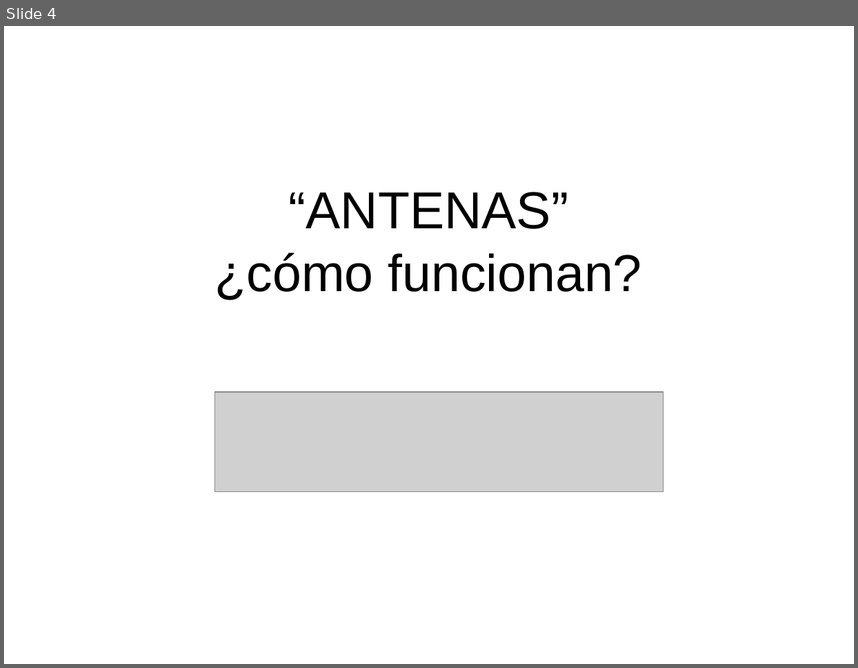
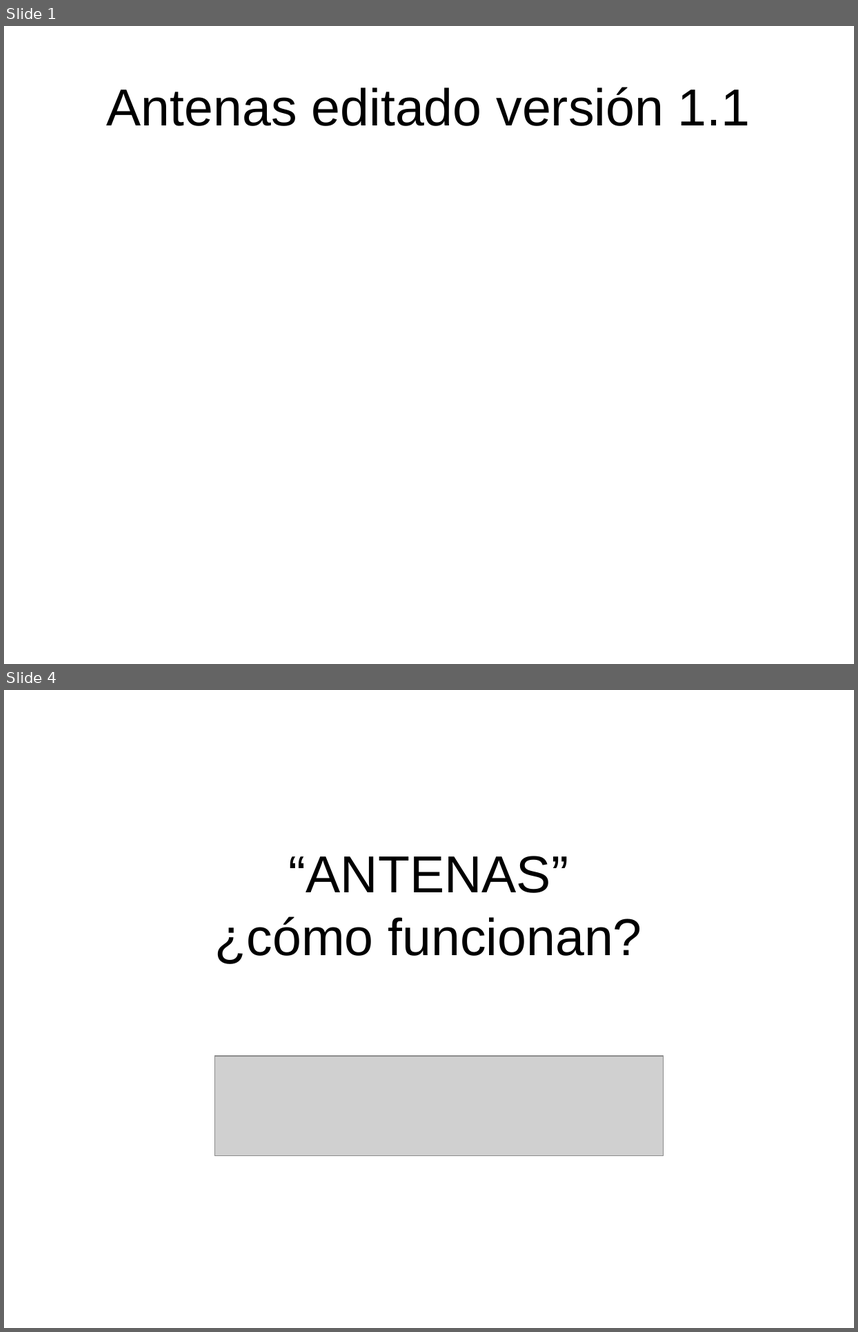
Before and after one commit to joelcruzlipe/Xpotron-UNSA, a slide deck: Antenas_INTA.ppt. Shown one above the other, each under a label of ours: slide 4 before the commit, slides 1 and 4 after it; the slides between them are not shown. The pictures are 858x668 and 858x1332 pixels, drawn with LibreOffice and Linux fonts; fonts in the diff are those of the drawing; grey boxes stand for pictures; background and template pictures are left out. Boxes give left, top, right and bottom in pixels: in the first picture for what was removed or moved away, otherwise in the second. Text is boxed around its words. In the diff, an @@ line names an element or a change of style, - is before the commit and + after.

Commit message:
editado 1.1

```diff
--- a/Antenas_INTA.ppt
+++ b/Antenas_INTA.ppt
@@ slide 1 added at box(4, 26, 854, 664), background picture (left out) @@
@@ title added at box(107, 87, 751, 126), 44 pt, text #000000 @@
+Antenas editado versión 1.1
```
Also in this commit, not shown: 1 slide removed.
